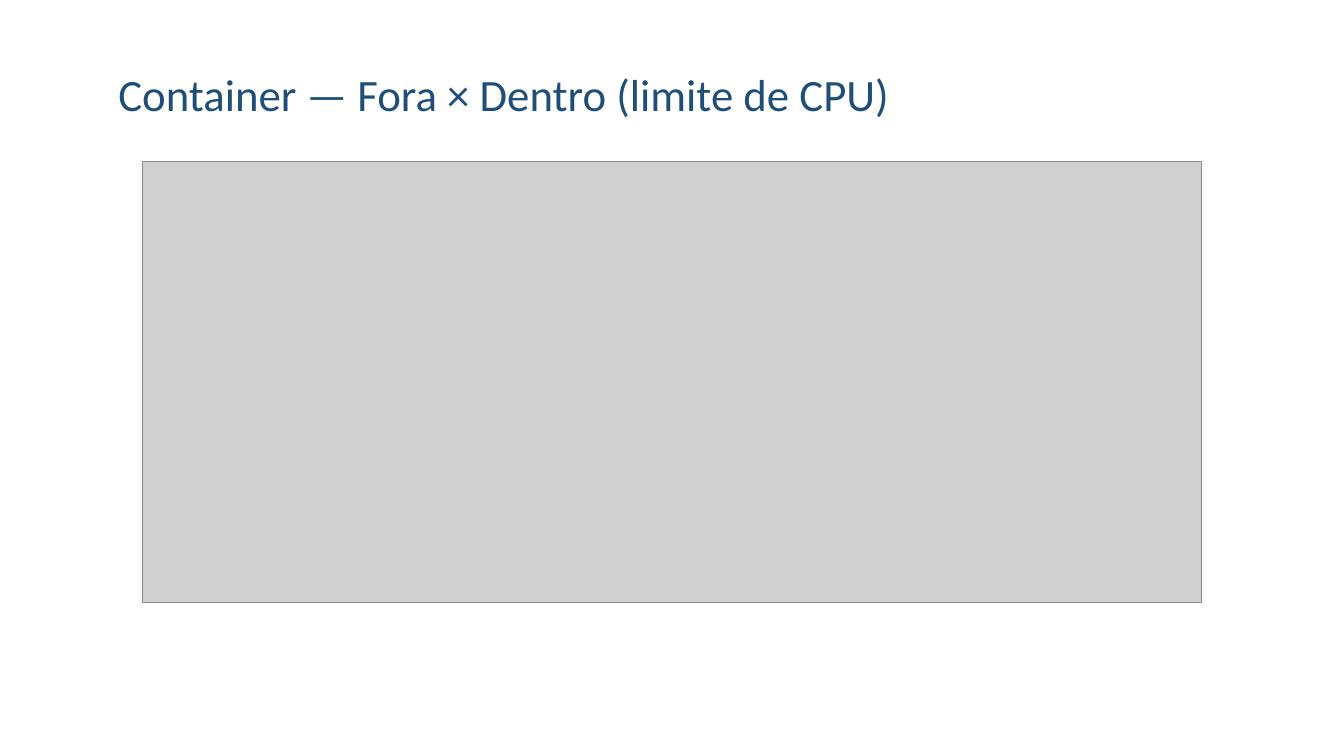
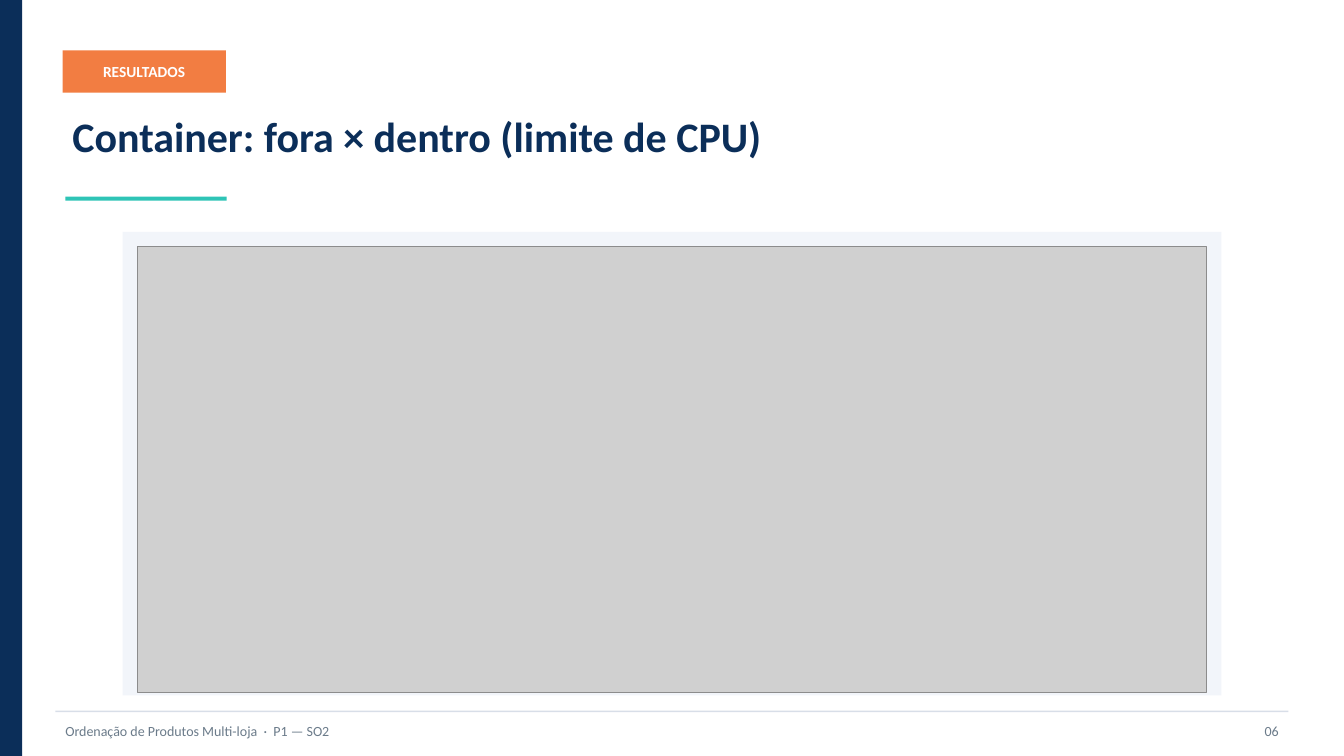
Before and after one commit to Abranches4434/Projeto_Ordena-o_De_Vetores, a slide deck: slide 6 of documentacao/apresentacao.pptx. Drawn at 1344x756 pixels with LibreOffice and Linux fonts; fonts in the diff are those of the drawing; grey boxes stand for pictures. Boxes give left, top, right and bottom in pixels: in the first picture for what was removed or moved away, otherwise in the second. Text is boxed around its words. In the diff, an @@ line names an element or a change of style, - is before the commit and + after.

```diff
--- a/documentacao/apresentacao.pptx
+++ b/documentacao/apresentacao.pptx
@@ rectangle added at [0, 0, 22, 756], fill #0B2E59 @@
@@ rectangle added at [63, 50, 226, 93], fill #F27D42, 11 pt, text #FFFFFF, bold @@
+RESULTADOS
@@ text "Container: fora × dentro (limite ..." at [72, 121, 761, 158]: vertical alignment middle to top @@
@@ text at [72, 121, 761, 158]: text changed; size 32 to 30 pt; text colour #1F4E79 to #0B2E59; bold on @@
-Container — Fora × Dentro (limite de CPU)
+Container: fora × dentro (limite de CPU)
@@ rectangle added at [66, 197, 227, 201], fill #2EC4B6 @@
@@ rectangle added at [123, 232, 1222, 696], fill #F2F5FA @@
@@ picture: place and size @@
-picture at [143, 161, 1202, 603]
+picture at [138, 247, 1207, 693]
@@ rectangle added at [55, 711, 1289, 713], fill #D8DEE8 @@
@@ text added at [65, 726, 330, 739], 10 pt, text #6B7B8A @@
+Ordenação de Produtos Multi-loja · P1 — SO2
@@ text added at [1265, 726, 1279, 736], 10 pt, text #6B7B8A @@
+06
```
Also in this commit, not shown: 5 other slides changed, 1 slide added, 1 slide removed, 1 other file.
